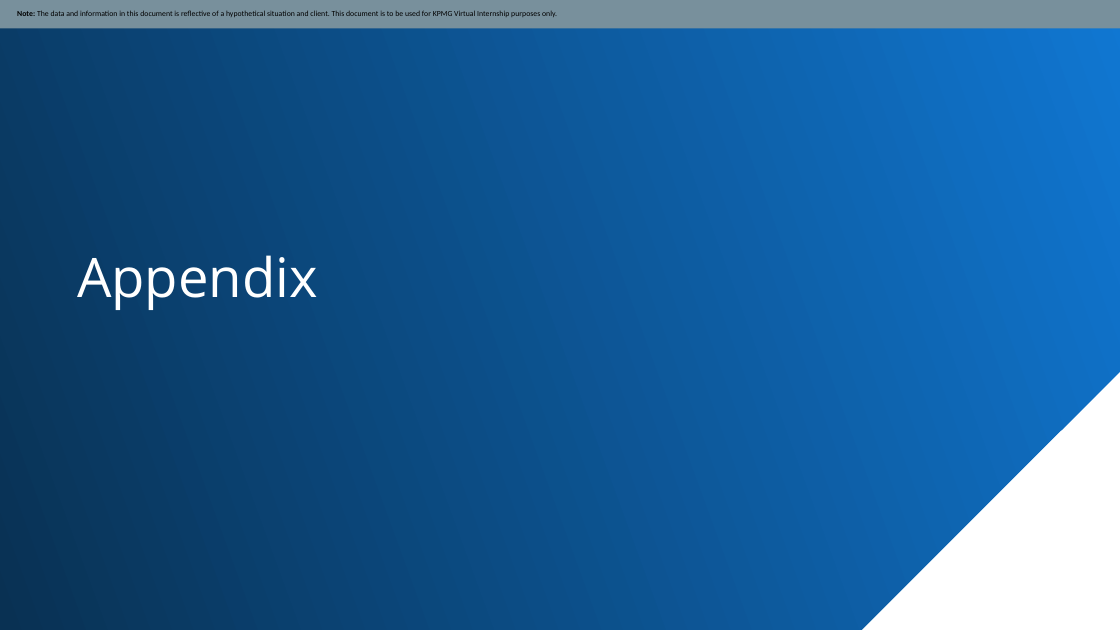
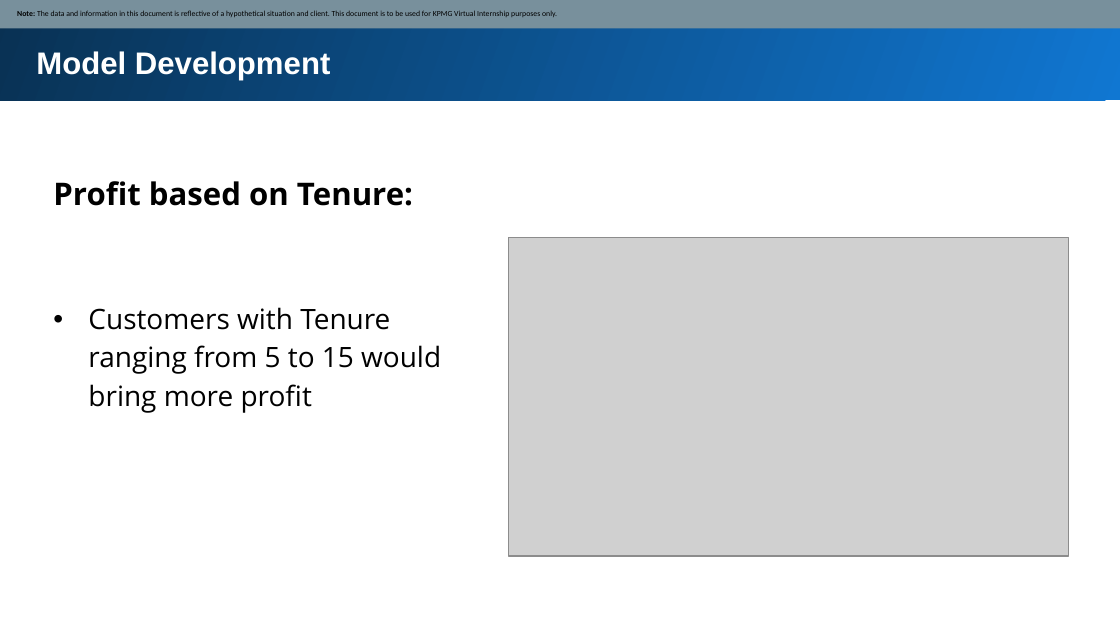
Before and after one commit to Asraful126/Forage, a slide deck: slide 8 of Module_2_Template_slide.pptx (slide 9 before the commit). Drawn at 1120x630 pixels with LibreOffice and Linux fonts; fonts in the diff are those of the drawing; grey boxes stand for pictures. Boxes give left, top, right and bottom in pixels: in the first picture for what was removed or moved away, otherwise in the second. Text is boxed around its words. In the diff, an @@ line names an element or a change of style, - is before the commit and + after.

```diff
--- a/Module_2_Template_slide.pptx
+++ b/Module_2_Template_slide.pptx
@@ freeform shape removed at bbox=[0, 0, 1120, 630] @@
@@ rectangle added at bbox=[0, 0, 1120, 101], fill gradient #1077D2 to #093153 @@
@@ text added at bbox=[36, 51, 331, 80], 20 pt, text #FFFFFF, bold @@
+Model Development
@@ text added at bbox=[53, 181, 441, 413], 18 pt, text #000000 @@
+Profit based on Tenure:
+• Customers with Tenure ranging from 5 to 15 would bring more profit
@@ picture added at bbox=[508, 237, 1068, 556] @@
@@ text removed at bbox=[77, 255, 318, 310] @@
-Appendix
```
Also in this commit, not shown: 4 other slides changed, 7 slides added, 4 other files.
